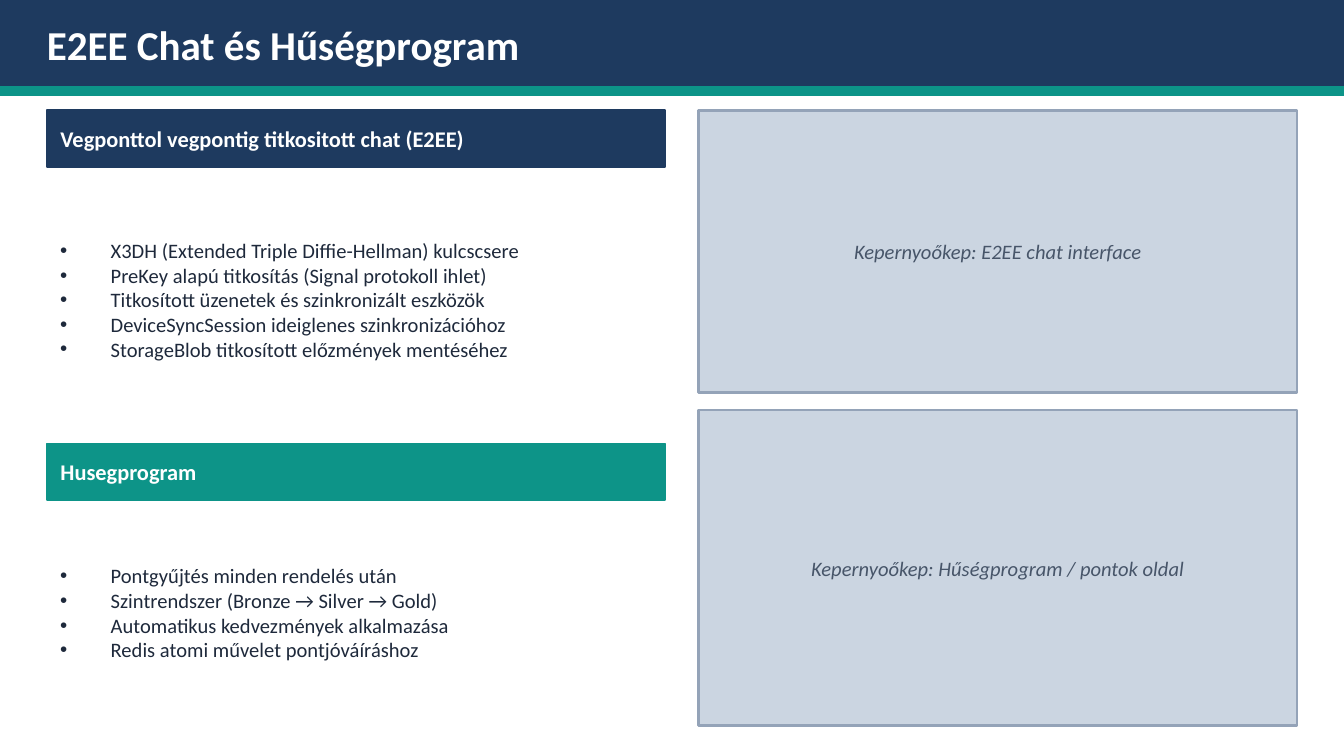
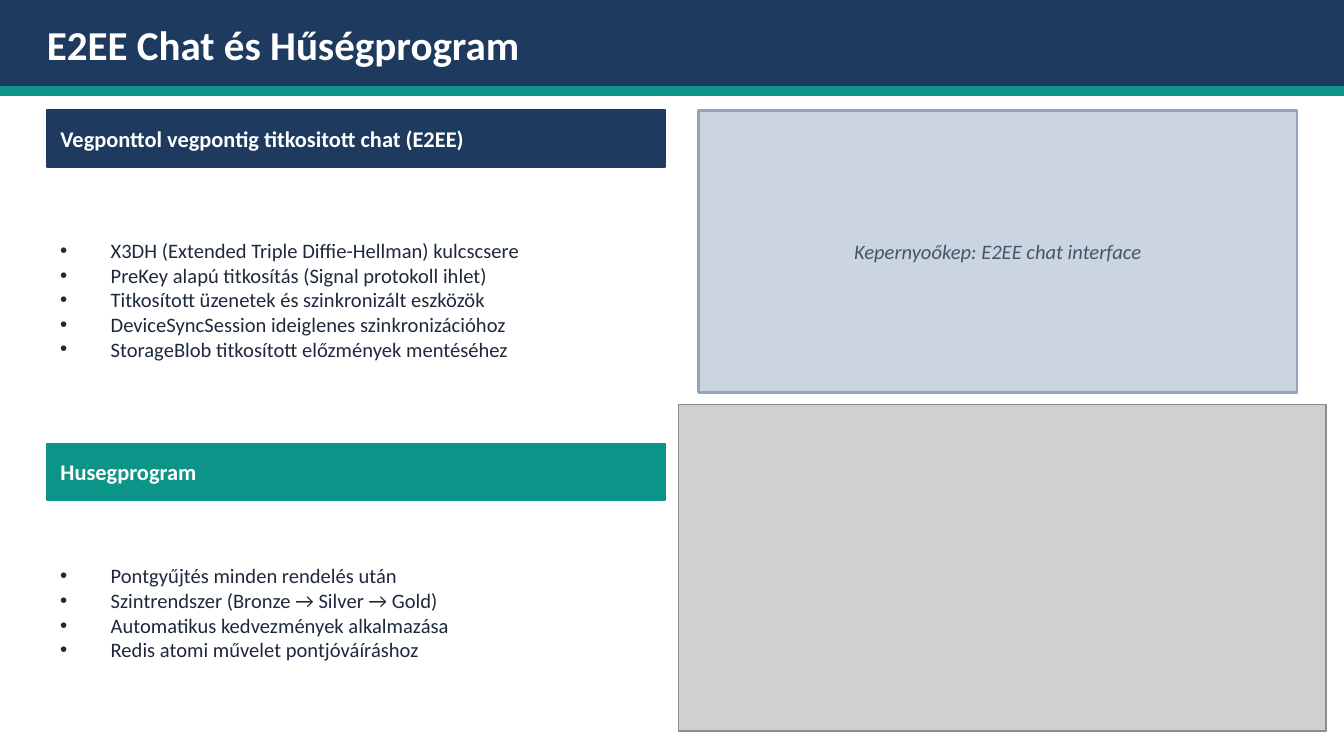
Before and after one commit to bivorzk/iskolaprojekt, a slide deck: slide 19 of SnapTray_Prezentacio_v2.pptx. Drawn at 1344x756 pixels with LibreOffice and Linux fonts; fonts in the diff are those of the drawing; grey boxes stand for pictures. Boxes give left, top, right and bottom in pixels: in the first picture for what was removed or moved away, otherwise in the second. Text is boxed around its words. In the diff, an @@ line names an element or a change of style, - is before the commit and + after.

```diff
--- a/SnapTray_Prezentacio_v2.pptx
+++ b/SnapTray_Prezentacio_v2.pptx
@@ picture added at bbox=[679, 405, 1327, 731] @@
@@ rectangle removed at bbox=[699, 410, 1297, 726] @@
@@ text removed at bbox=[811, 562, 1184, 580] @@
-Kepernyoőkep: Hűségprogram / pontok oldal
```
Also in this commit, not shown: 6 other slides changed, 2 other files.
